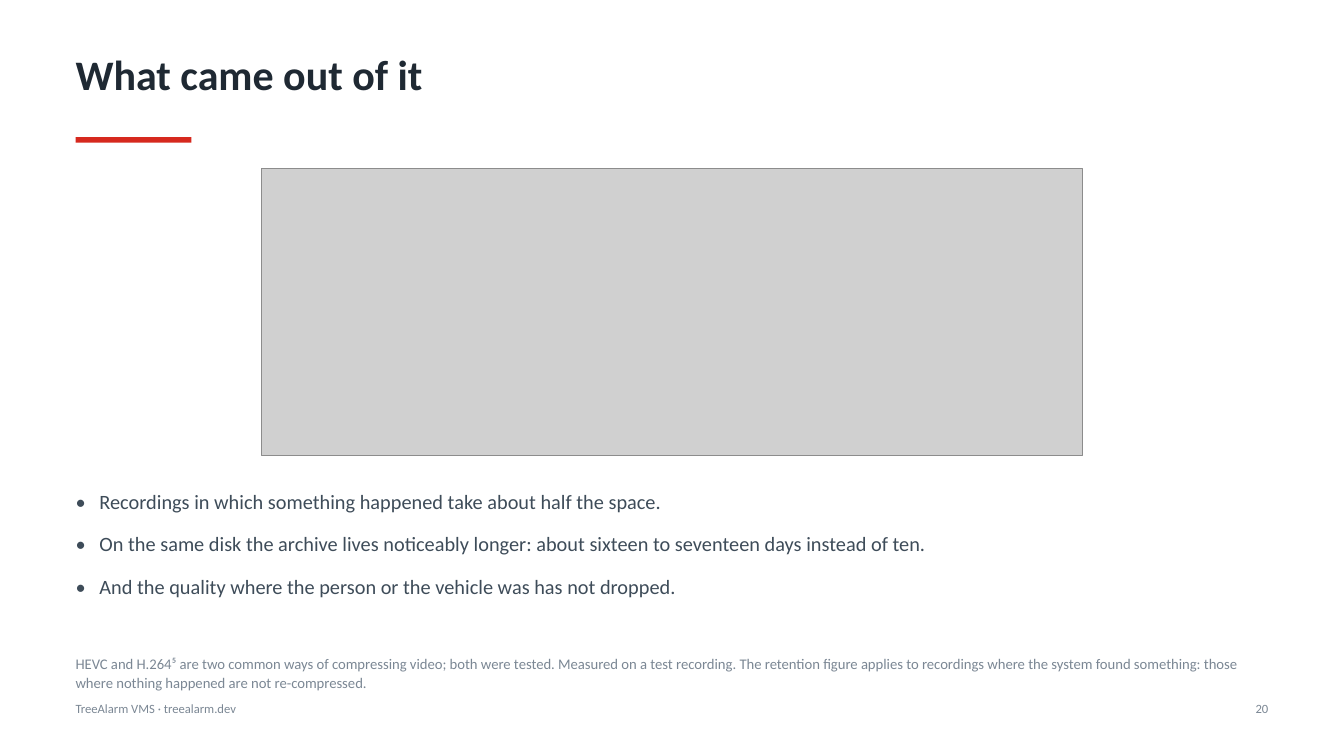
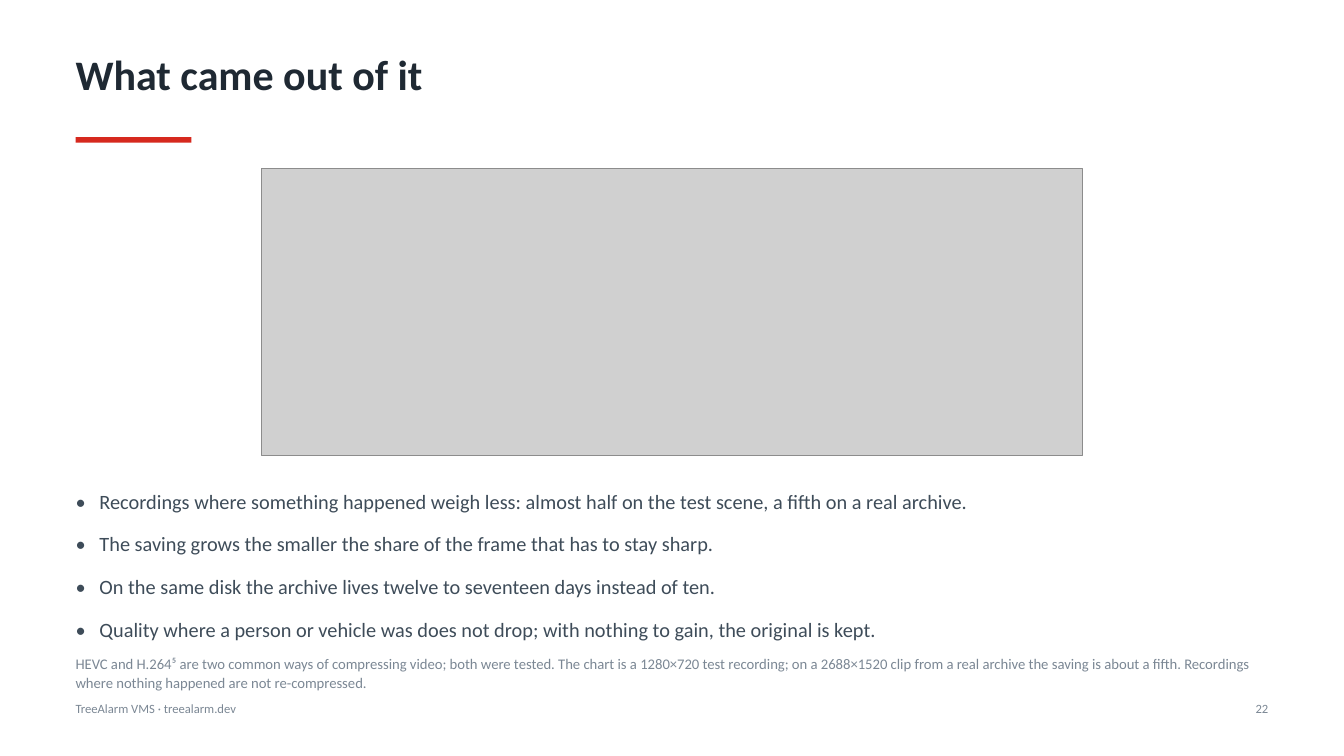
Before and after one commit to treealarm/ta_vms, a slide deck: slide 22 of docs/TreeAlarm-VMS-2026-en.pptx (slide 20 before the commit). Drawn at 1344x756 pixels with LibreOffice and Linux fonts; fonts in the diff are those of the drawing; grey boxes stand for pictures. Boxes give left, top, right and bottom in pixels: in the first picture for what was removed or moved away, otherwise in the second. Text is boxed around its words. In the diff, an @@ line names an element or a change of style, - is before the commit and + after.

```diff
--- a/docs/TreeAlarm-VMS-2026-en.pptx
+++ b/docs/TreeAlarm-VMS-2026-en.pptx
@@ text at [99,495,967,641]: text changed @@
-• Recordings in which something happened take about half the space.
-• On the same disk the archive lives noticeably longer: about sixteen to seventeen days instead of ten.
-• And the quality where the person or the vehicle was has not dropped.
+• Recordings where something happened weigh less: almost half on the test scene, a fifth on a real archive.
+• The saving grows the smaller the share of the frame that has to stay sharp.
+• On the same disk the archive lives twelve to seventeen days instead of ten.
+• Quality where a person or vehicle was does not drop; with nothing to gain, the original is kept.
@@ text at [76,658,1249,691]: text changed @@
-HEVC and H.264⁵ are two common ways of compressing video; both were tested. Measured on a test recording. The retention figure applies to recordings where the system found something: those where nothing happened are not re-compressed.
+HEVC and H.264⁵ are two common ways of compressing video; both were tested. The chart is a 1280×720 test recording; on a 2688×1520 clip from a real archive the saving is about a fifth. Recordings where nothing happened are not re-compressed.
@@ text at [1256,705,1269,713]: text changed @@
-20
+22
```
Also in this commit, not shown: 25 other slides changed, 2 slides added, 3 other files.
